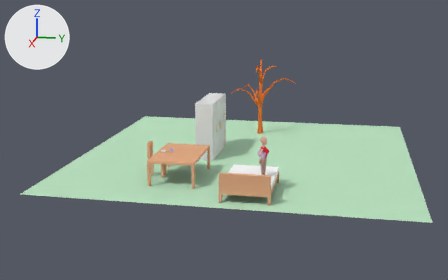
Renders of the Blender file OBJECTS VOLUME 1/OPEN_SORCER_ZMOD2.blend from each side of a commit.
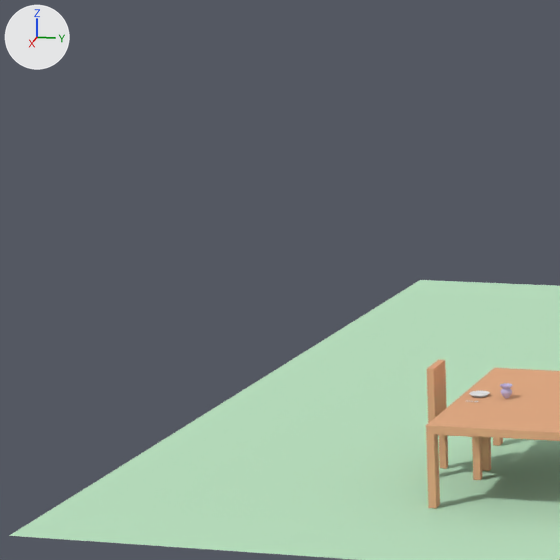
Each version is shown whole from a 50 mm camera at (29.74, 4.78, 8.1) aimed at (0.52, -1.06, 0.8), then close up on the part from 4% to 42% of the width and 11% to 72% of the height. Every picture has the same lights, and +X, +Y and +Z are marked at upper left.

In view in the first close-up: 'Plane', 'cadeira', 'mesa'.
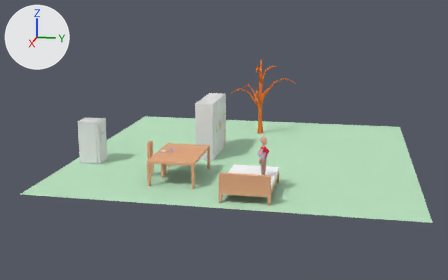
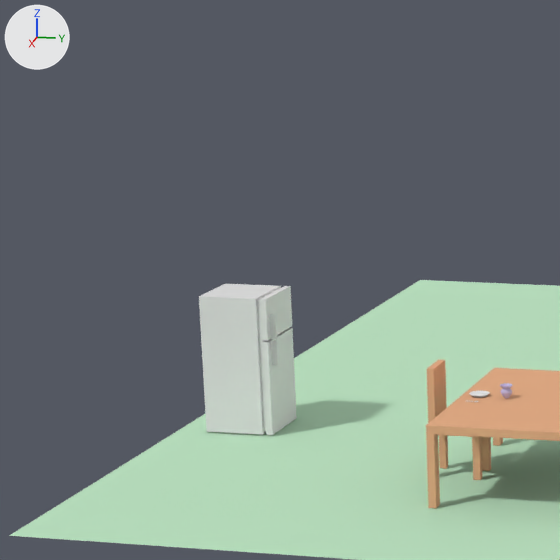
What differs and where, as boxes [x1, y1, x2, y2] in the close-ups (560 x 560 px):
'Geladeira', added
    after: [199, 284, 297, 435]
'Geladeira alça', added
    after: [270, 314, 278, 365]

The change, as a diff of the scene's bpy script:
```diff
--- a/OBJECTS VOLUME 1/OPEN_SORCER_ZMOD2.blend.py
+++ b/OBJECTS VOLUME 1/OPEN_SORCER_ZMOD2.blend.py
@@ me_geladeira_alça @@
+me_geladeira_alça.from_pydata(...)  # 32 vertices, 28 faces; spans x -0.017..0.017, y -0.041..0.041, z -0.371..0.371
@@ me_geladeira @@
+me_geladeira.from_pydata(...)  # 48 vertices, 44 faces; spans x -0.46..0.46, y -0.51..0.51, z -1.0..1.0
@@ ob_geladeira_alça @@
+ob_geladeira_alça = bpy.data.objects.new('Geladeira alça', me_geladeira_alça)
+ob_geladeira_alça.parent = ob_geladeira
+ob_geladeira_alça.matrix_parent_inverse = Matrix(((1.0, 0.0, 0.0, -2.713), (0.0, 1.0, 0.0, 7.004), (0.0, 0.0, 1.0, -1.022), (0.0, 0.0, 0.0, 1.0)))
+ob_geladeira_alça.location = (3.046, -6.457, 1.408)
@@ ob_geladeira @@
+ob_geladeira = bpy.data.objects.new('Geladeira', me_geladeira)
+ob_geladeira.location = (2.71, -7.0, 1.02)
```
